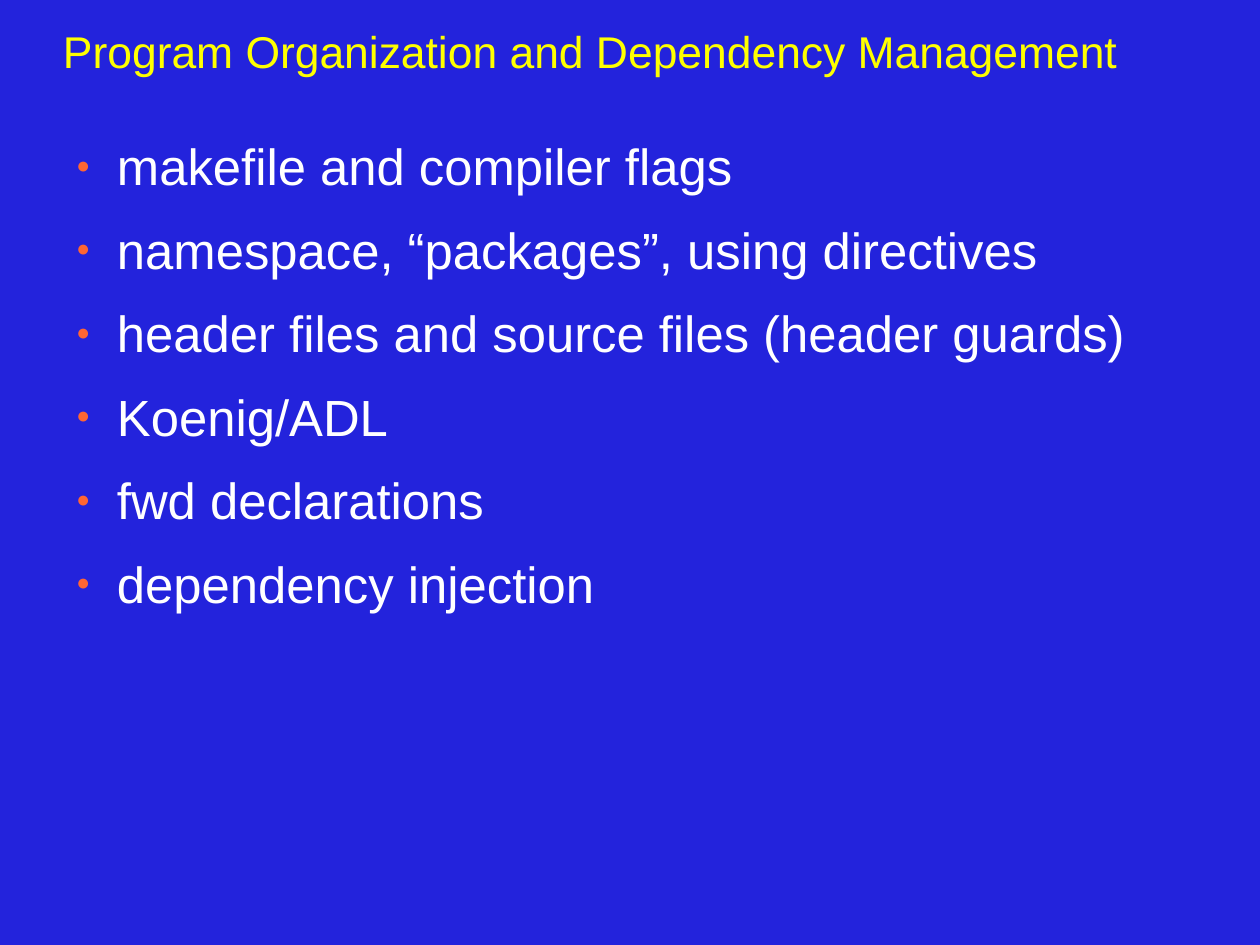
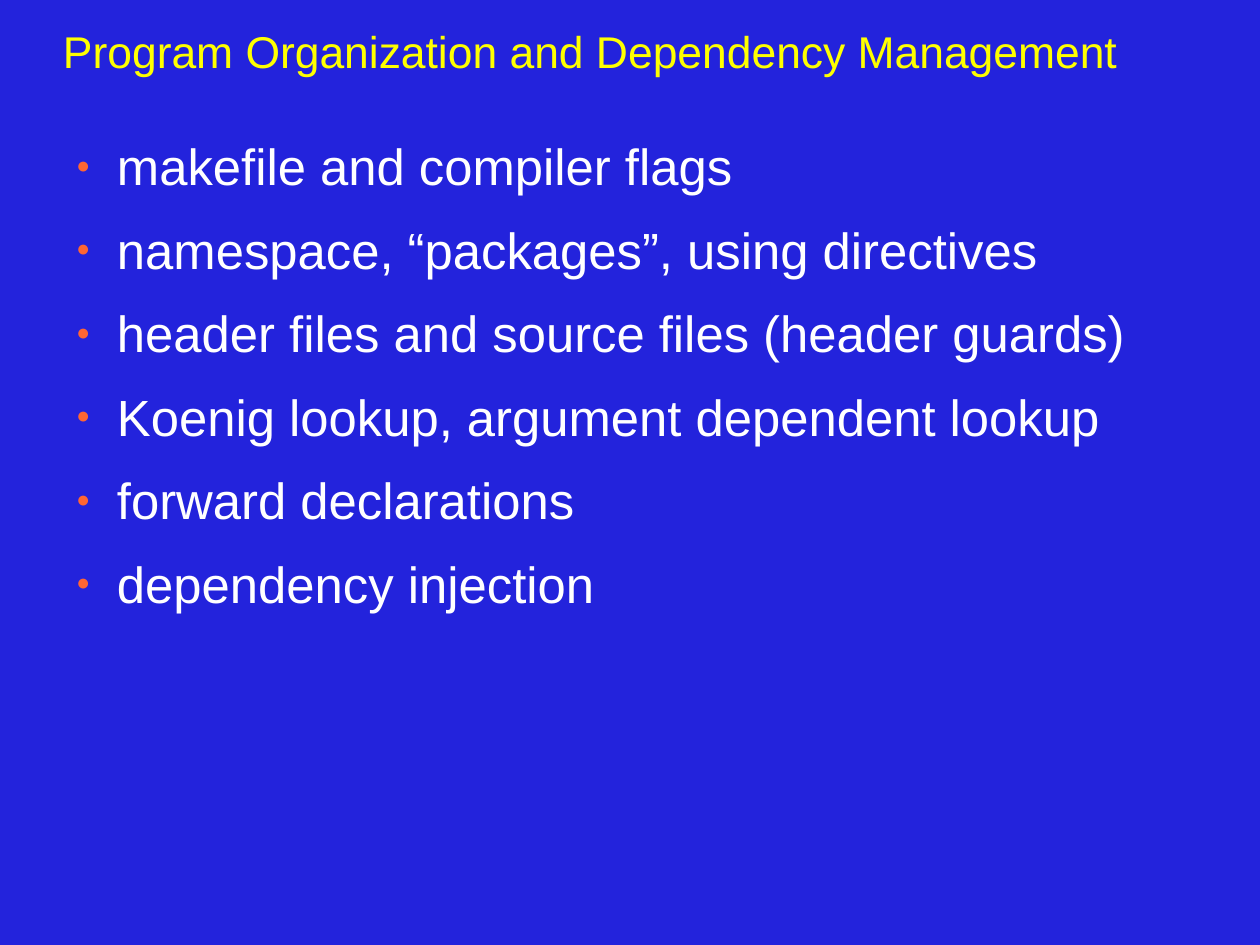
Before and after one commit to JonJagger/two-day-courses, a slide deck: slide 1 of cppf/06_Program_Organization_and_Dependency_Management.odp. Drawn at 1260x945 pixels with LibreOffice and Linux fonts; fonts in the diff are those of the drawing. Boxes give left, top, right and bottom in pixels: in the first picture for what was removed or moved away, otherwise in the second. Text is boxed around its words. In the diff, an @@ line names an element or a change of style, - is before the commit and + after.

```diff
--- a/cppf/06_Program_Organization_and_Dependency_Management.odp
+++ b/cppf/06_Program_Organization_and_Dependency_Management.odp
@@ text at (117,399,1100,520): text changed @@
-● Koenig/ADL
-● fwd declarations
+● Koenig lookup, argument dependent lookup
+● forward declarations
```
Also in this commit, not shown: 9 other slides changed, 8 slides added, 1 slide removed, 1 other file.
